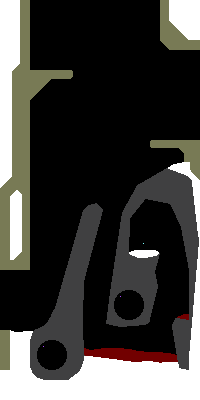
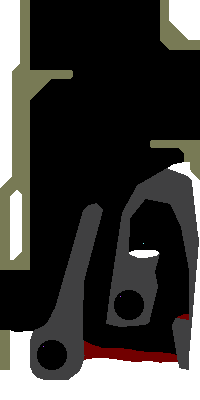
Comparing the layer stacks of the two 200x400 images. Changes:
painted on "redstone_room.png" over [84, 341, 101, 360]
